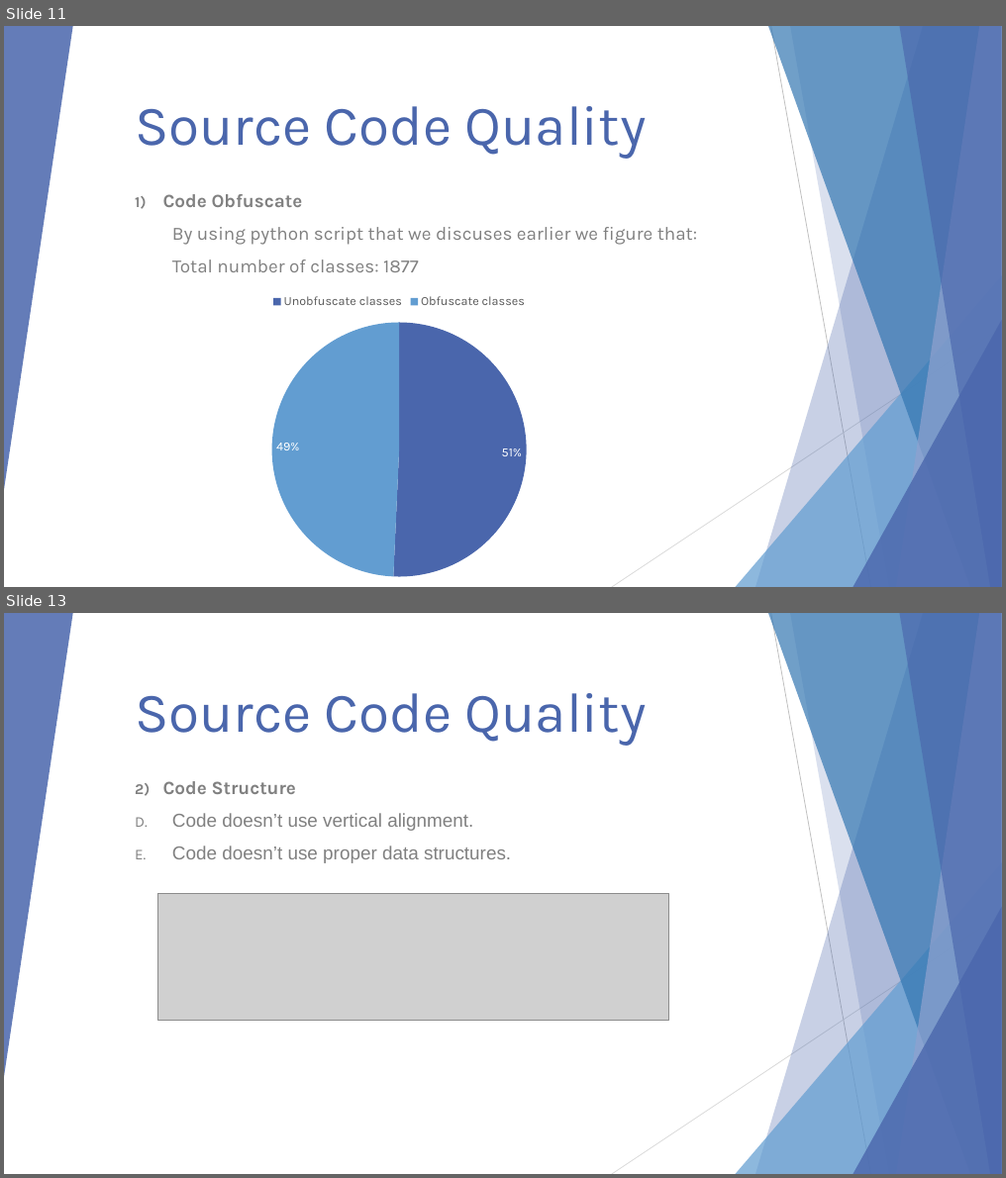
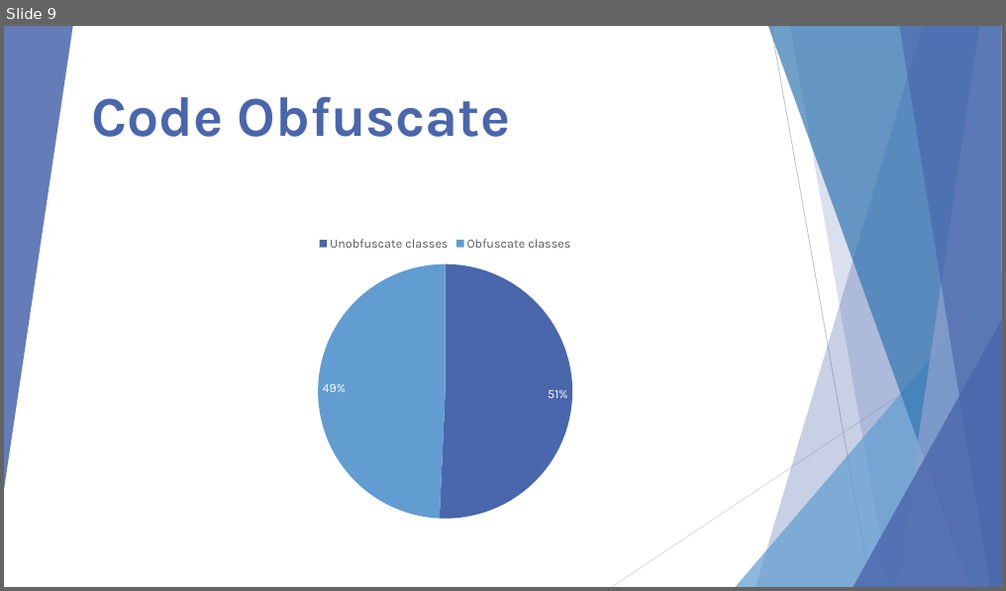
Before and after one commit to AhmedSaudA/Workshop-01-CS392-03-171, a slide deck: Workshop-01-CS392-03-171.pptx. Shown one above the other, each under a label of ours: slides 11 and 13 before the commit, slide 9 after it; the slides between them are not shown. The pictures are 1006x1178 and 1006x591 pixels, drawn with LibreOffice and Linux fonts; fonts in the diff are those of the drawing; grey boxes stand for pictures. Boxes give left, top, right and bottom in pixels: in the first picture for what was removed or moved away, otherwise in the second. Text is boxed around its words. In the diff, an @@ line names an element or a change of style, - is before the commit and + after.

```diff
--- a/Workshop-01-CS392-03-171.pptx
+++ b/Workshop-01-CS392-03-171.pptx
@@ slide 13 removed at (4,613,1002,1174), background #FFFFFF; not listed: 10 template elements that a slide beside it also shows @@
@@ title removed at (135,693,647,746) @@
-Source Code Quality
@@ subtitle removed at (163,781,511,863) @@
-2) Code Structure
-C. Code doesn’t use vertical alignment.
-D. Code doesn’t use proper data structures.
@@ picture removed at (158,894,669,1020) @@
@@ what was slide 11 is now slide 9 @@
@@ slide 9 changed as well @@
@@ title at (92,96,510,137): text changed; bold on @@
-Source Code Quality
+Code Obfuscate
@@ subtitle removed at (163,194,697,273) @@
-1) Code Obfuscate
-By using python script that we discuses earlier we figure that:
-Total number of classes: 1877
@@ pie chart: place and size @@
-pie chart at (128,285,671,587)
+pie chart at (173,228,717,530)
```
Also in this commit, not shown: 10 other slides changed, 14 slides added, 23 other slides removed.
